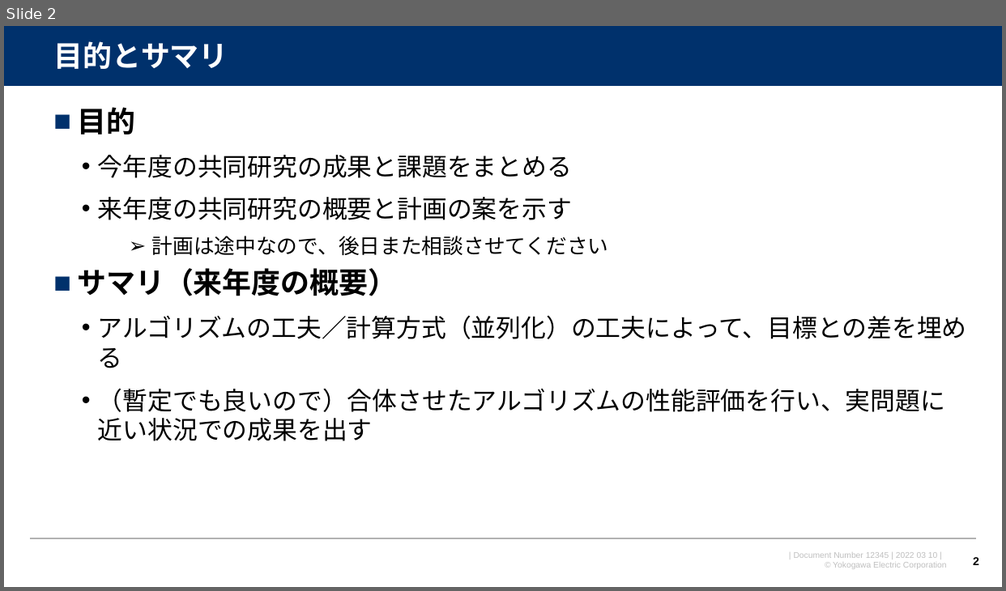
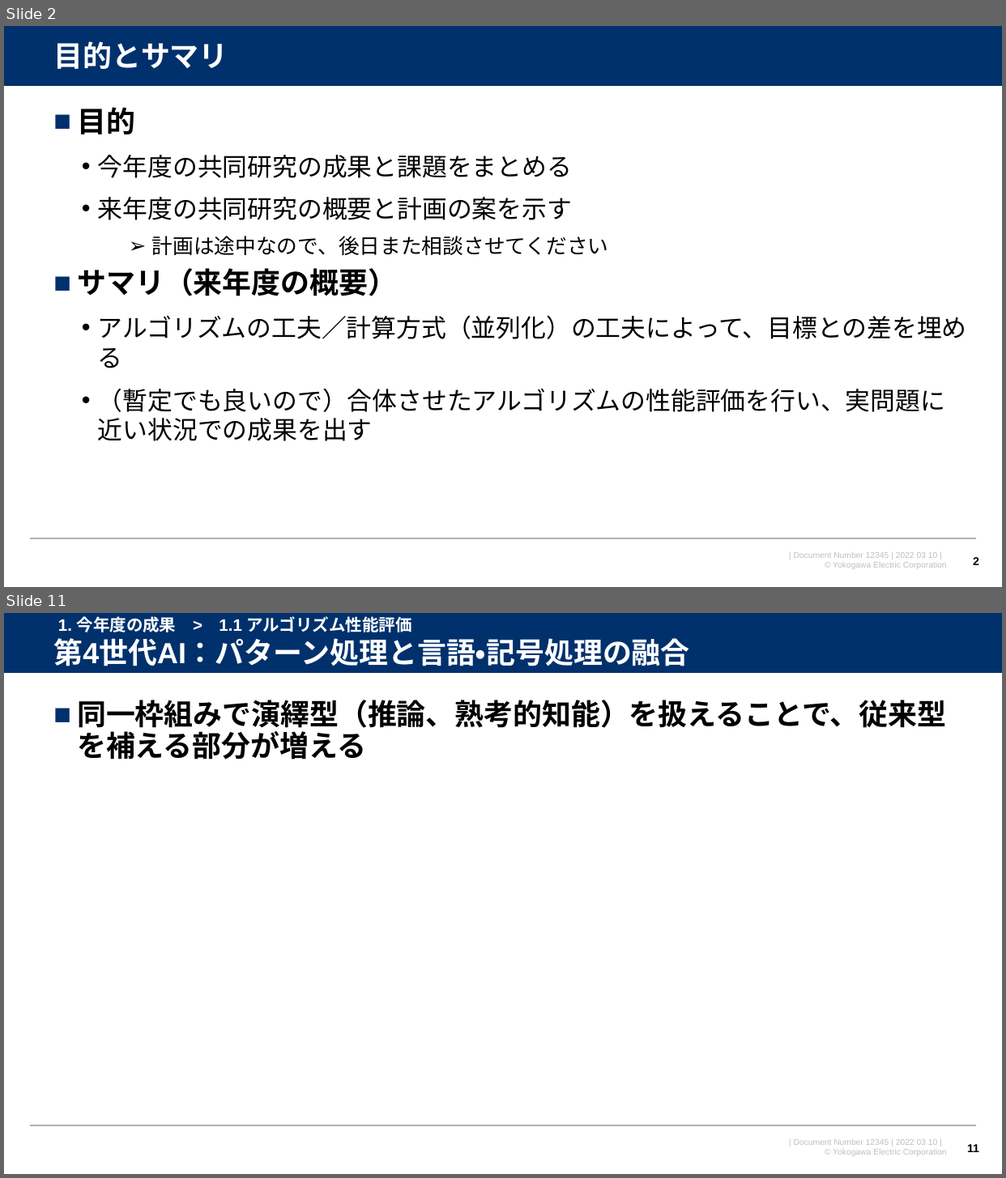
Before and after one commit to watarukumagai-git/opt, a slide deck: MMW/220310_MMW_kumagai_rev.0.pptx. Shown one above the other, each under a label of ours: slide 2 before the commit, slides 2 and 11 after it; the slides between them are not shown. The pictures are 1006x591 and 1006x1178 pixels, drawn with LibreOffice and Linux fonts; fonts in the diff are those of the drawing; background and template pictures are left out. Boxes give left, top, right and bottom in pixels: in the first picture for what was removed or moved away, otherwise in the second. Text is boxed around its words. In the diff, an @@ line names an element or a change of style, - is before the commit and + after.

```diff
--- a/MMW/220310_MMW_kumagai_rev.0.pptx
+++ b/MMW/220310_MMW_kumagai_rev.0.pptx
@@ slide 11 added at bbox=[4, 613, 1002, 1174], background #FFFFFF; not listed: 4 template elements that a slide beside it also shows @@
@@ text added at bbox=[58, 616, 412, 632], 16 pt, text #FFFFFF, bold @@
+1. 今年度の成果 > 1.1 アルゴリズム性能評価
@@ title added at bbox=[53, 638, 689, 666], 28 pt, text #FFFFFF, bold @@
+第4世代AI：パターン処理と言語・記号処理の融合
@@ text added at bbox=[77, 700, 946, 760], 28 pt, text #000000, bold @@
+■ 同一枠組みで演繹型（推論、熟考的知能）を扱えることで、従来型を補える部分が増える
@@ page number added at bbox=[967, 1144, 979, 1152], 11 pt, text #000000, bold @@
+11
```
Also in this commit, not shown: 6 slides changed, 9 other slides added, 12 slides removed.
